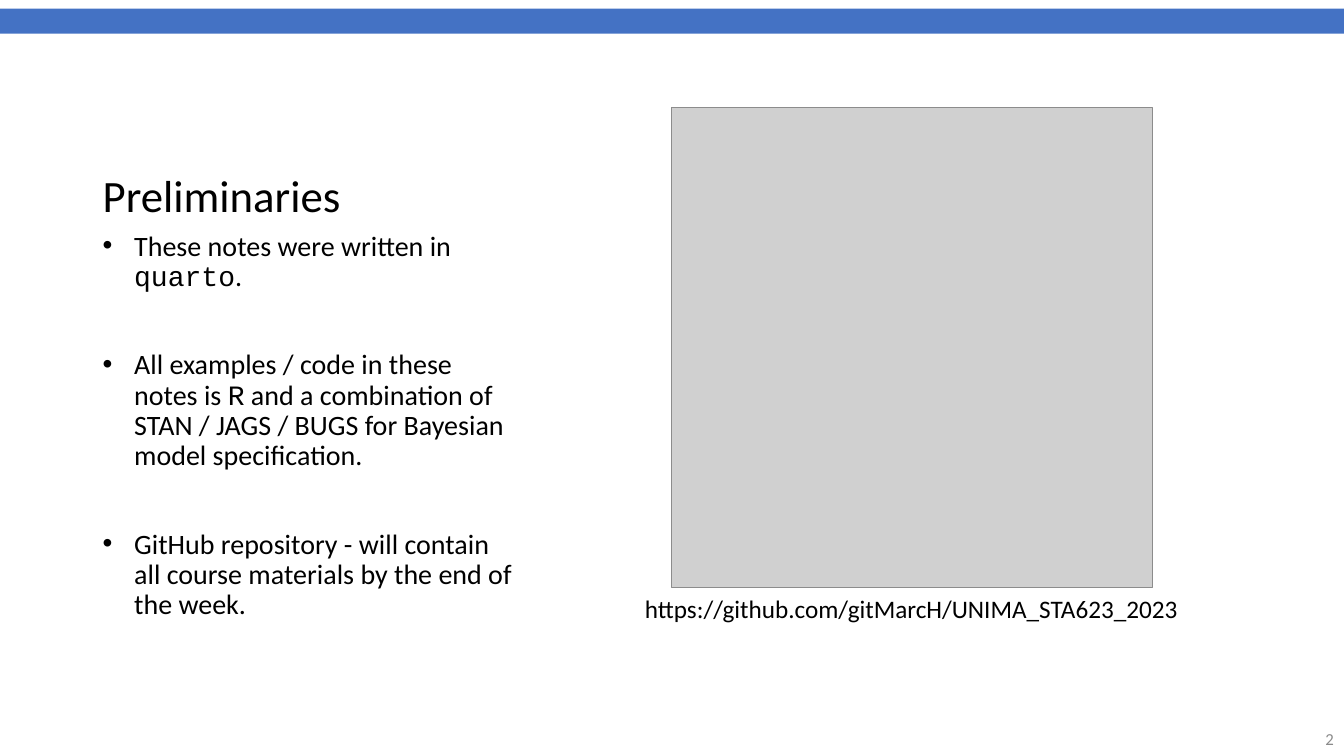
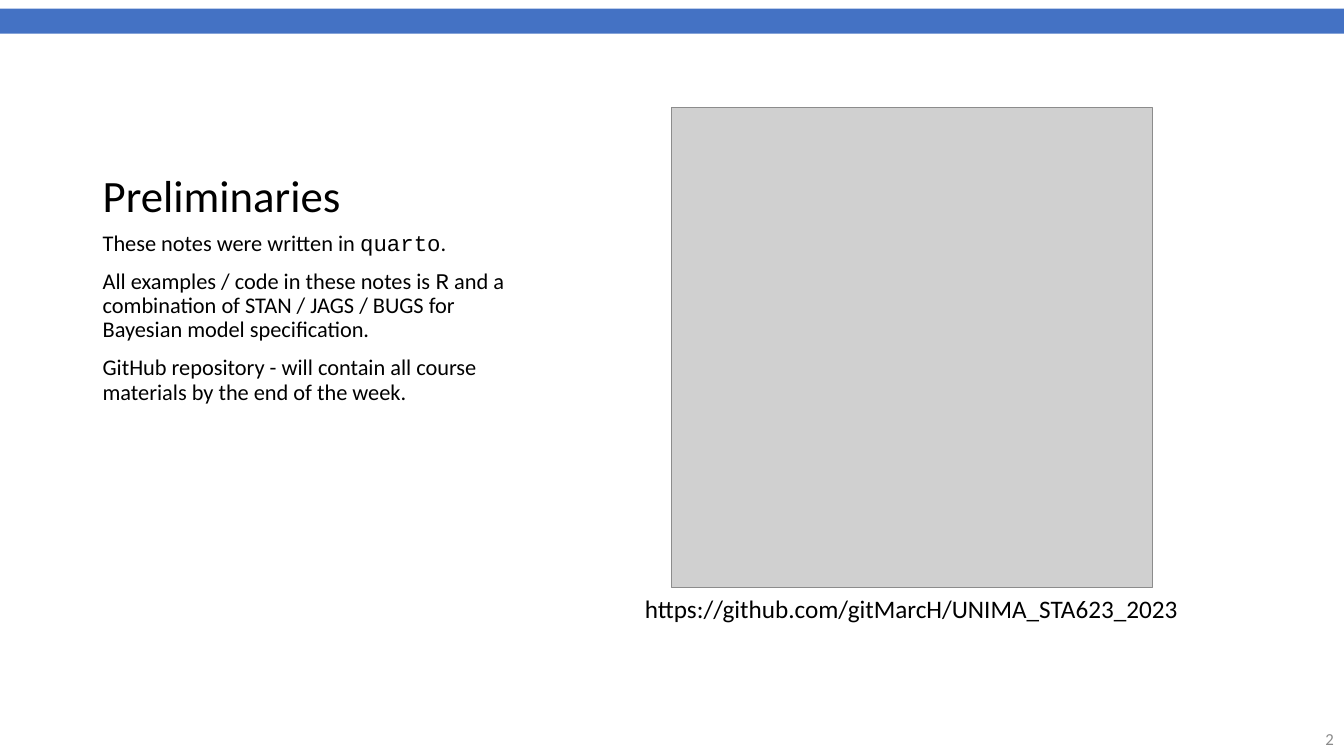
Before and after one commit to gitMarcH/UNIMA_STA623_2023, a slide deck: slide 2 of Chanco_STA623_BDA_2023_Henrion_Session3.pptx. Drawn at 1344x756 pixels with LibreOffice and Linux fonts; fonts in the diff are those of the drawing; grey boxes stand for pictures; background and template pictures are left out. Boxes give left, top, right and bottom in pixels: in the first picture for what was removed or moved away, otherwise in the second. Text is boxed around its words. In the diff, an @@ line names an element or a change of style, - is before the commit and + after.

```diff
--- a/Chanco_STA623_BDA_2023_Henrion_Session3.pptx
+++ b/Chanco_STA623_BDA_2023_Henrion_Session3.pptx
@@ text "These notes were written in ..." at (103,235,504,404): size 20 to 16 pt; bullet • to none @@
```
Also in this commit, not shown: 19 other slides changed, 8 slides added, 8 slides removed.
